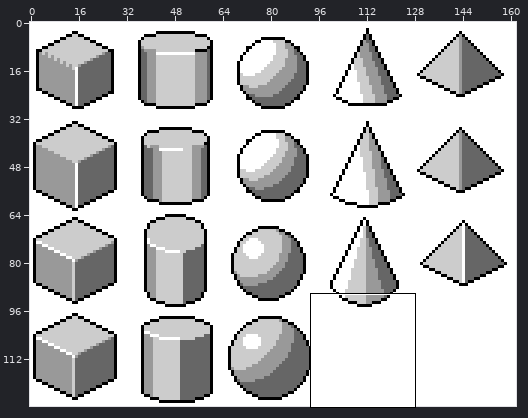
Two versions of one pixel-art file, BasicShapes/5shapes7.aseprite. Above: a wide view before the commit, with the close-up outlined.
Close-up. First the earlier version:
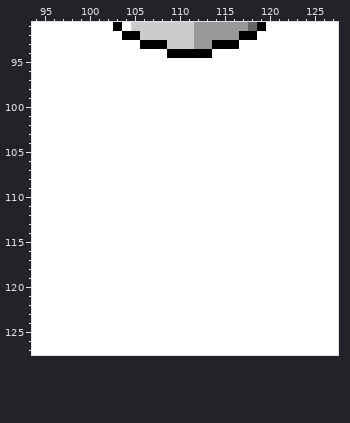
162x128 pixels, 1 frame. Shown: x 94..127, y 91..127.
Once edited:
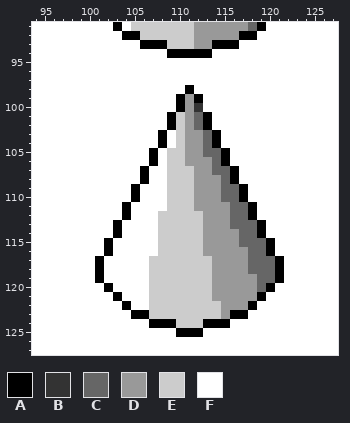
Palette (. is transparent): A #000000  B #333333  C #666666  D #999999  E #cccccc  F #ffffff
The author wrote: Shaded cone
Difference:
--- layer "Layer 2"
@@ x 94..127 @@
  97 FFFFFFFFFFFFFFFFFFFFFFFFFFFFFFFFFF
- 98 FFFFFFFFFFFFFFFFFFFFFFFFFFFFFFFFFF
- 99 FFFFFFFFFFFFFFFFFFFFFFFFFFFFFFFFFF
-100 FFFFFFFFFFFFFFFFFFFFFFFFFFFFFFFFFF
-101 FFFFFFFFFFFFFFFFFFFFFFFFFFFFFFFFFF
-102 FFFFFFFFFFFFFFFFFFFFFFFFFFFFFFFFFF
-103 FFFFFFFFFFFFFFFFFFFFFFFFFFFFFFFFFF
-104 FFFFFFFFFFFFFFFFFFFFFFFFFFFFFFFFFF
-105 FFFFFFFFFFFFFFFFFFFFFFFFFFFFFFFFFF
-106 FFFFFFFFFFFFFFFFFFFFFFFFFFFFFFFFFF
-107 FFFFFFFFFFFFFFFFFFFFFFFFFFFFFFFFFF
-108 FFFFFFFFFFFFFFFFFFFFFFFFFFFFFFFFFF
-109 FFFFFFFFFFFFFFFFFFFFFFFFFFFFFFFFFF
-110 FFFFFFFFFFFFFFFFFFFFFFFFFFFFFFFFFF
-111 FFFFFFFFFFFFFFFFFFFFFFFFFFFFFFFFFF
-112 FFFFFFFFFFFFFFFFFFFFFFFFFFFFFFFFFF
-113 FFFFFFFFFFFFFFFFFFFFFFFFFFFFFFFFFF
-114 FFFFFFFFFFFFFFFFFFFFFFFFFFFFFFFFFF
-115 FFFFFFFFFFFFFFFFFFFFFFFFFFFFFFFFFF
-116 FFFFFFFFFFFFFFFFFFFFFFFFFFFFFFFFFF
-117 FFFFFFFFFFFFFFFFFFFFFFFFFFFFFFFFFF
-118 FFFFFFFFFFFFFFFFFFFFFFFFFFFFFFFFFF
-119 FFFFFFFFFFFFFFFFFFFFFFFFFFFFFFFFFF
-120 FFFFFFFFFFFFFFFFFFFFFFFFFFFFFFFFFF
-121 FFFFFFFFFFFFFFFFFFFFFFFFFFFFFFFFFF
-122 FFFFFFFFFFFFFFFFFFFFFFFFFFFFFFFFFF
-123 FFFFFFFFFFFFFFFFFFFFFFFFFFFFFFFFFF
-124 FFFFFFFFFFFFFFFFFFFFFFFFFFFFFFFFFF
-125 FFFFFFFFFFFFFFFFFFFFFFFFFFFFFFFFFF
+ 98 FFFFFFFFFFFFFFFFFAFFFFFFFFFFFFFFFF
+ 99 FFFFFFFFFFFFFFFFADAFFFFFFFFFFFFFFF
+100 FFFFFFFFFFFFFFFFADBFFFFFFFFFFFFFFF
+101 FFFFFFFFFFFFFFFAEDCAFFFFFFFFFFFFFF
+102 FFFFFFFFFFFFFFFAEDCAFFFFFFFFFFFFFF
+103 FFFFFFFFFFFFFFAFEDDCAFFFFFFFFFFFFF
+104 FFFFFFFFFFFFFFAFEDDCAFFFFFFFFFFFFF
+105 FFFFFFFFFFFFFAFEEDDCCAFFFFFFFFFFFF
+106 FFFFFFFFFFFFFAFEEDDDCAFFFFFFFFFFFF
+107 FFFFFFFFFFFFAFFEEEDDCCAFFFFFFFFFFF
+108 FFFFFFFFFFFFAFFEEEDDDCAFFFFFFFFFFF
+109 FFFFFFFFFFFAFFFEEEDDDCCAFFFFFFFFFF
+110 FFFFFFFFFFFAFFFEEEDDDCCAFFFFFFFFFF
+111 FFFFFFFFFFAFFFFEEEDDDDCCAFFFFFFFFF
+112 FFFFFFFFFFAFFFEEEEEDDDCCAFFFFFFFFF
+113 FFFFFFFFFAFFFFEEEEEDDDCCCAFFFFFFFF
+114 FFFFFFFFFAFFFFEEEEEDDDDCCAFFFFFFFF
+115 FFFFFFFFAFFFFFEEEEEDDDDCCCAFFFFFFF
+116 FFFFFFFFAFFFFFEEEEEDDDDDCCAFFFFFFF
+117 FFFFFFFAFFFFFEEEEEEEDDDDCCCAFFFFFF
+118 FFFFFFFAFFFFFEEEEEEEDDDDCCCAFFFFFF
+119 FFFFFFFAFFFFFEEEEEEEDDDDDCCAFFFFFF
+120 FFFFFFFFAFFFFEEEEEEEDDDDDCAFFFFFFF
+121 FFFFFFFFFAFFFEEEEEEEDDDDDAFFFFFFFF
+122 FFFFFFFFFFAFFEEEEEEEEDDDAFFFFFFFFF
+123 FFFFFFFFFFFAAEEEEEEEEDAAFFFFFFFFFF
+124 FFFFFFFFFFFFFAAAEEEAAAFFFFFFFFFFFF
+125 FFFFFFFFFFFFFFFFAAAFFFFFFFFFFFFFFF
 126 FFFFFFFFFFFFFFFFFFFFFFFFFFFFFFFFFF
Boxes around the changes in both close-ups, in picture pixels (x1, y1, x2, y2):
changed: (95, 85, 284, 337)
